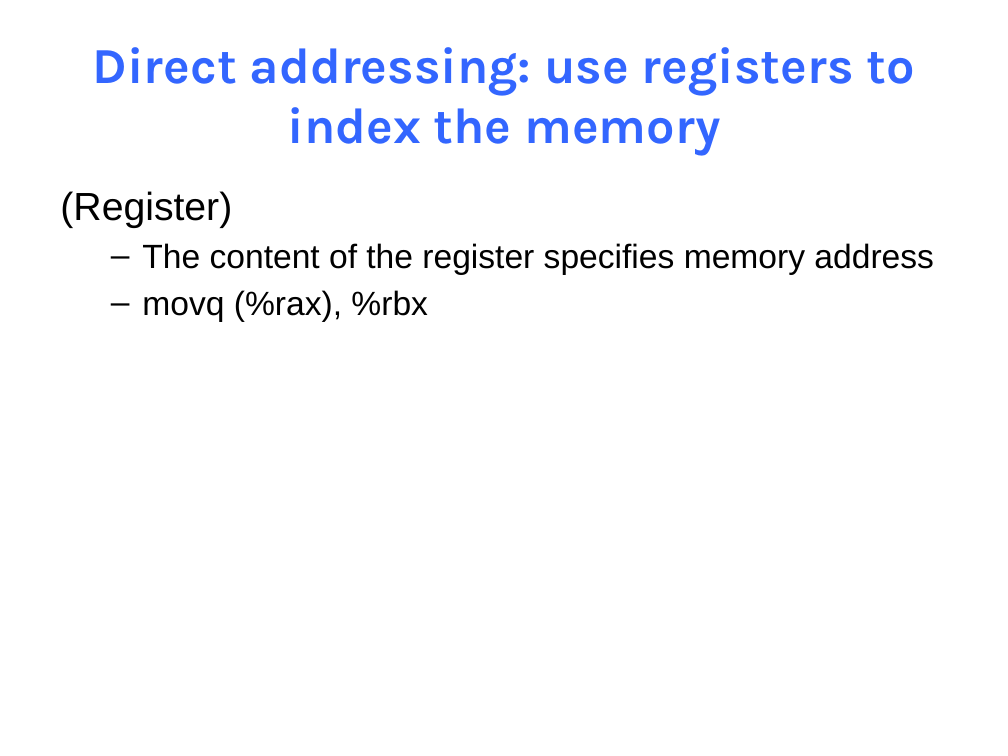
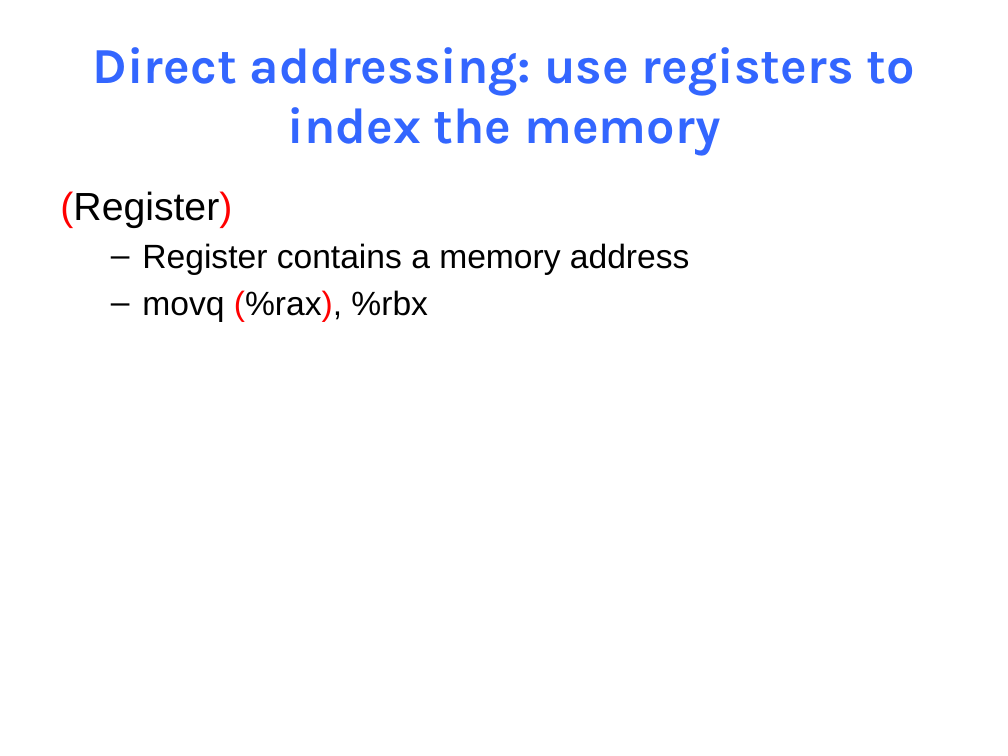
Before and after one commit to NYU-CSO/nyu-cso.github.io, a slide deck: slide 37 of notes/07-Machine_Basic.pptx. Drawn at 1008x756 pixels with LibreOffice and Linux fonts; fonts in the diff are those of the drawing. Boxes give left, top, right and bottom in pixels: in the first picture for what was removed or moved away, otherwise in the second. Text is boxed around its words. In the diff, an @@ line names an element or a change of style, - is before the commit and + after.

```diff
--- a/notes/07-Machine_Basic.pptx
+++ b/notes/07-Machine_Basic.pptx
@@ text at (x1=60, y1=191, x2=428, y2=322): text colour #000000 to #FF0000 in "(Register)", "(%rax)," @@
@@ text at (x1=142, y1=243, x2=690, y2=275): text changed @@
-  – The content of the register specifies memory address
+  – Register contains a memory address
```
Also in this commit, not shown: 12 other slides changed, 15 slides removed, 1 other file.
